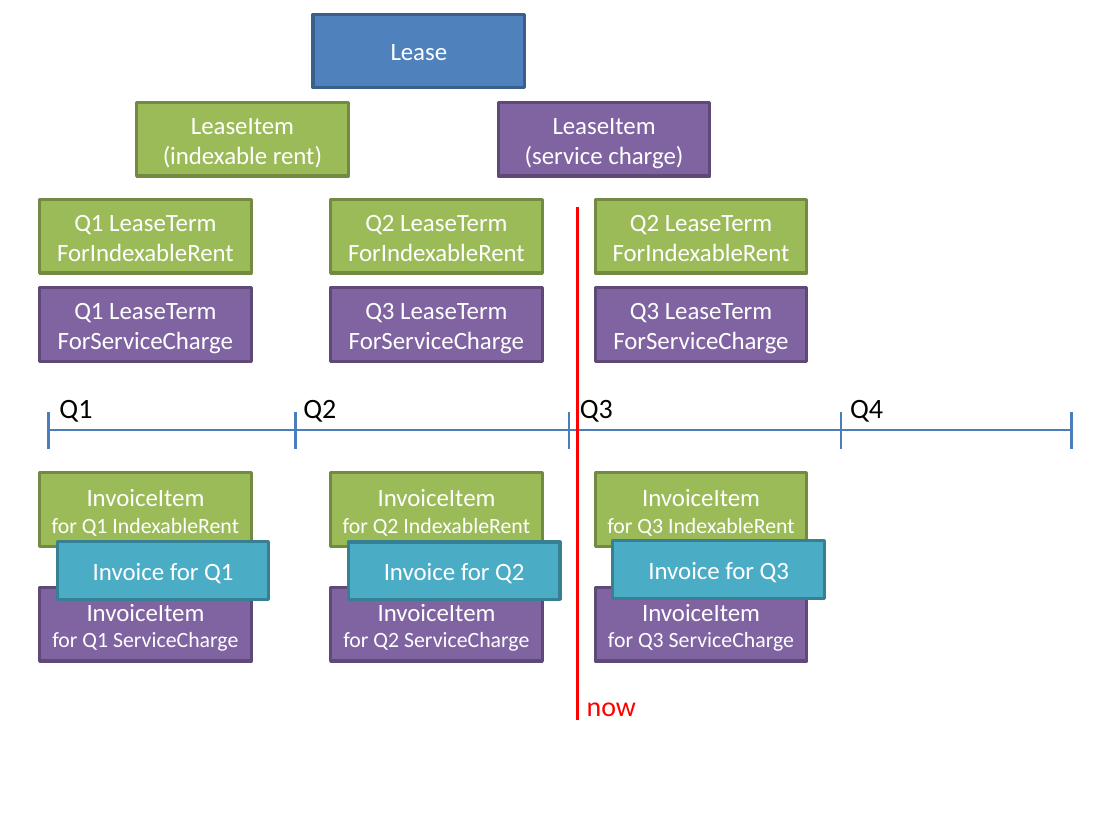
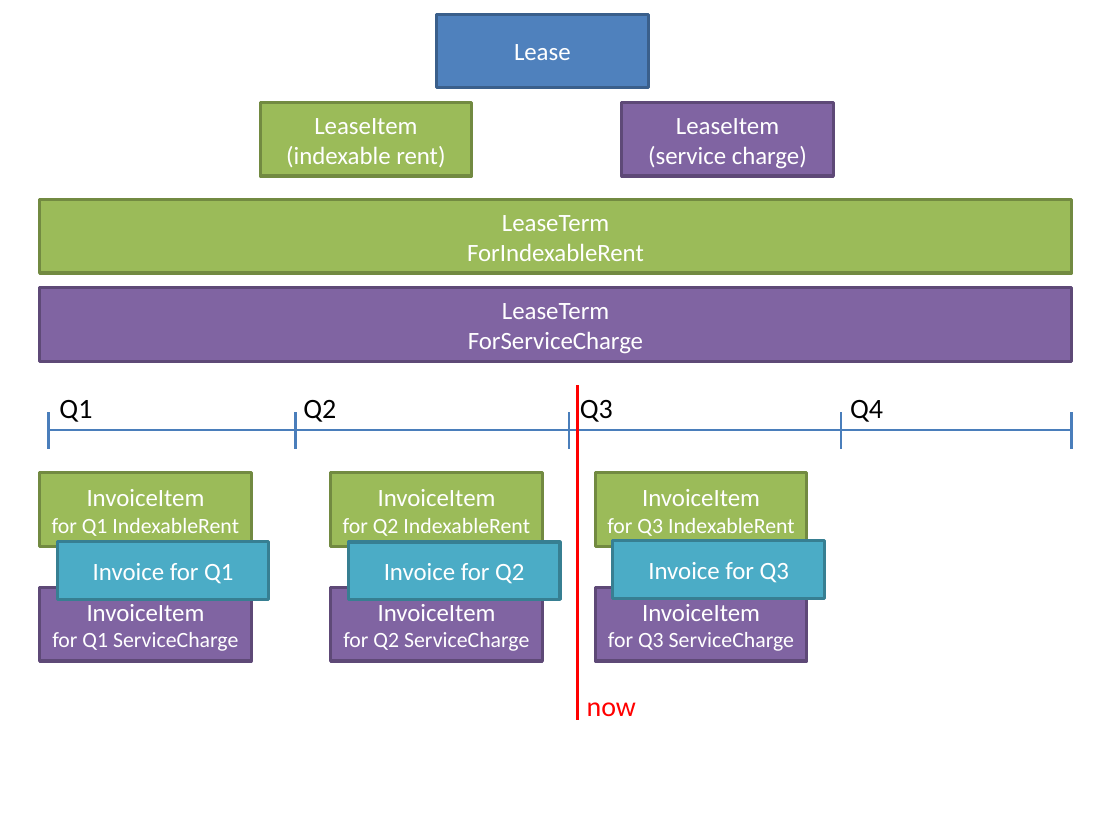
Before and after one commit to estatio/estatio, a slide deck: slide 1 of adocs/documentation/src/main/pptx/LeaseTermAndInvoiceItems.pptx. Drawn at 1120x840 pixels with LibreOffice and Linux fonts; fonts in the diff are those of the drawing. Boxes give left, top, right and bottom in pixels: in the first picture for what was removed or moved away, otherwise in the second. Text is boxed around its words. In the diff, an @@ line names an element or a change of style, - is before the commit and + after.

```diff
--- a/adocs/documentation/src/main/pptx/LeaseTermAndInvoiceItems.pptx
+++ b/adocs/documentation/src/main/pptx/LeaseTermAndInvoiceItems.pptx
@@ 3 rectangles: place and size @@
-3 rectangles at (137, 15, 710, 177)
+3 rectangles at (260, 15, 833, 177)
@@ rectangle "LeaseTerm ForIndexableRent": place and size @@
-rectangle "LeaseTerm ForIndexableRent" at (39, 199, 251, 273)
+rectangle "LeaseTerm ForIndexableRent" at (39, 199, 1071, 273)
@@ rectangle removed at (330, 199, 542, 273) @@
-Q2 LeaseTerm
-ForIndexableRent
@@ rectangle removed at (595, 199, 806, 273) @@
-Q2 LeaseTerm
-ForIndexableRent
@@ text in rectangle at (467, 215, 644, 261): text changed @@
-Q1 LeaseTerm
-ForIndexableRent
+LeaseTerm
+ForIndexableRent
@@ rectangle "LeaseTerm ForServiceCharge": place and size @@
-rectangle "LeaseTerm ForServiceCharge" at (39, 288, 251, 362)
+rectangle "LeaseTerm ForServiceCharge" at (39, 288, 1071, 362)
@@ rectangle removed at (330, 288, 542, 362) @@
-Q3 LeaseTerm
-ForServiceCharge
@@ rectangle removed at (595, 288, 806, 362) @@
-Q3 LeaseTerm
-ForServiceCharge
@@ text in rectangle at (468, 303, 643, 353): text changed @@
-Q1 LeaseTerm
-ForServiceCharge
+LeaseTerm
+ForServiceCharge
@@ line moved from (578, 720) - (578, 207) to (578, 720) - (578, 385) @@
```
Also in this commit, not shown: 1 other slide changed, 3 other files.
